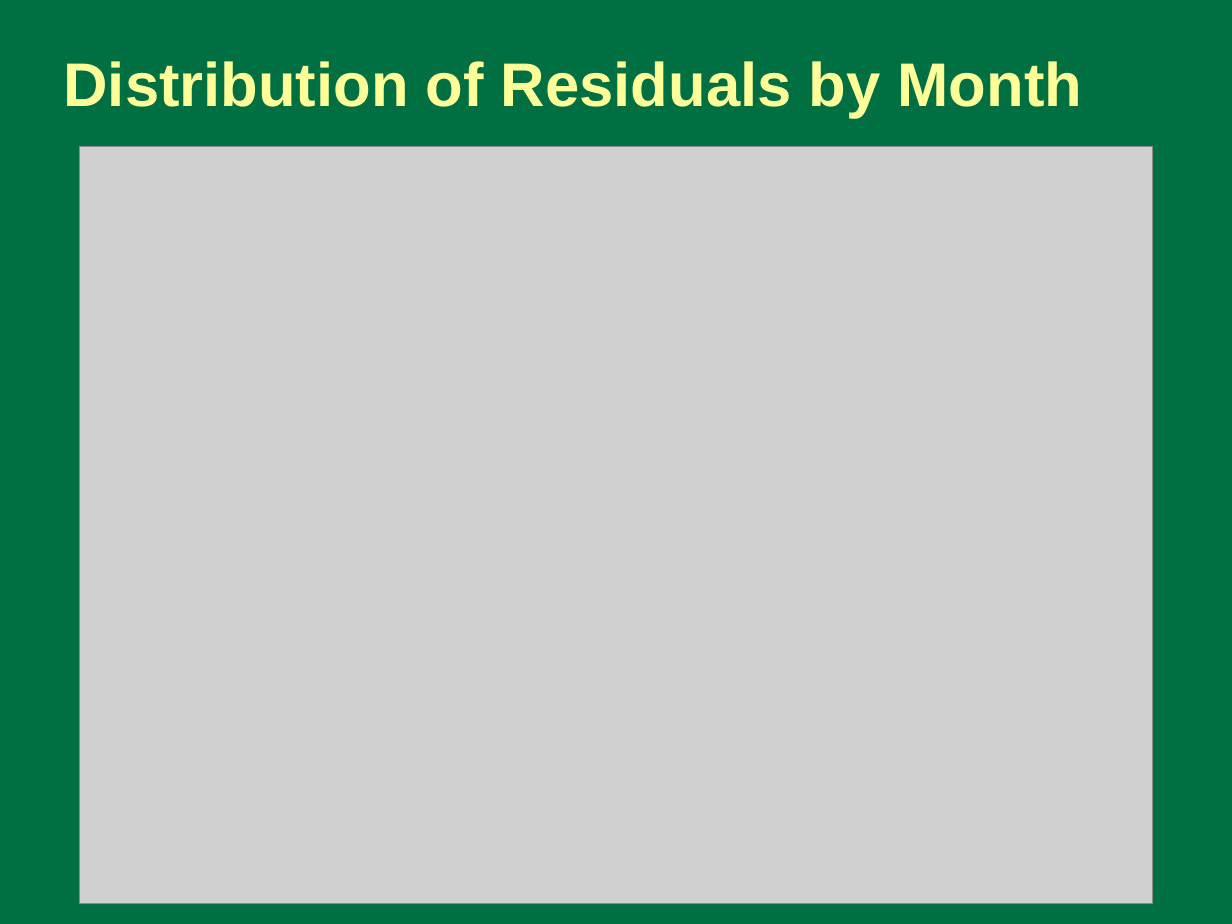
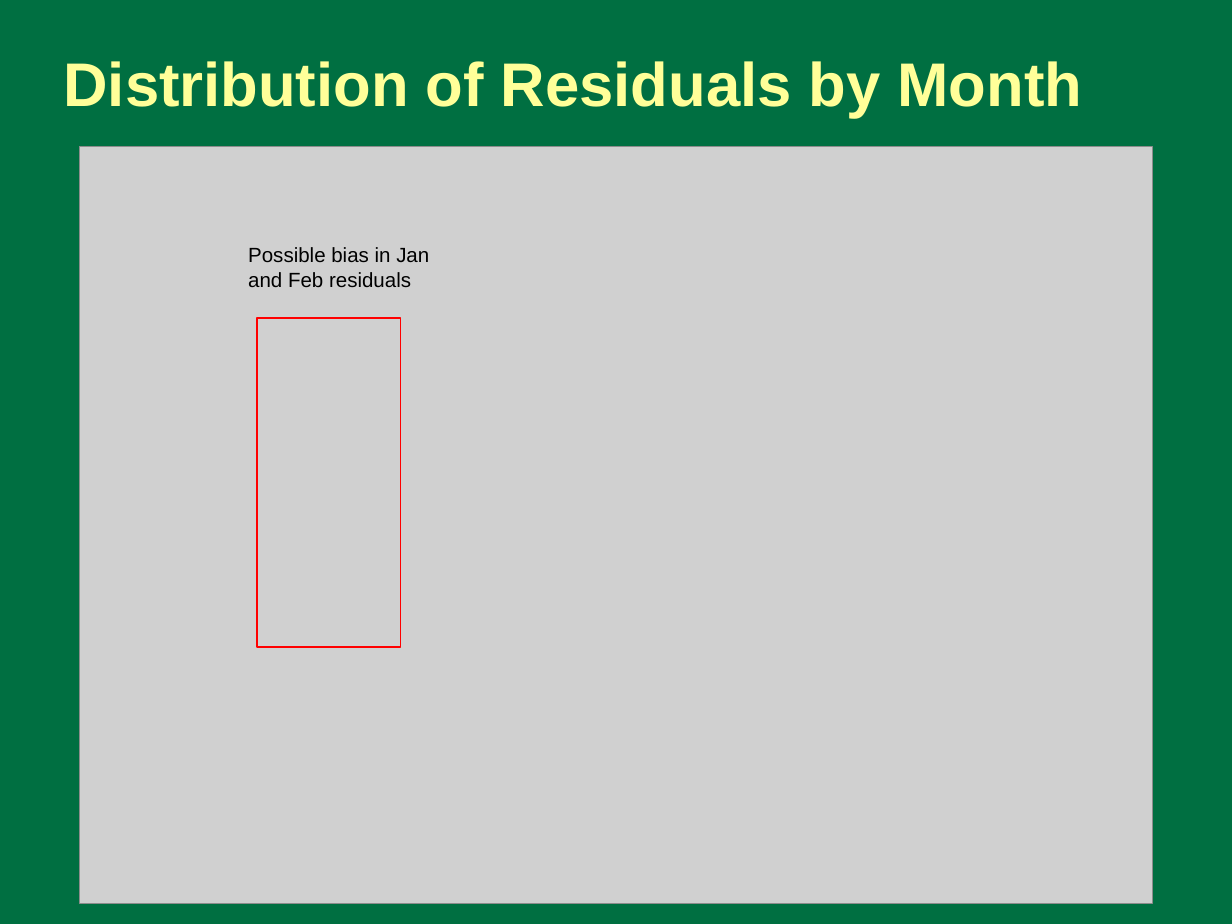
Before and after one commit to dholtschlag-usgs/LakeSuperior, a slide deck: slide 8 of Superior/doc/Preliminary Multiple Regression Analysis of Lake Superior Water.pptx. Drawn at 1232x924 pixels with LibreOffice and Linux fonts; fonts in the diff are those of the drawing; grey boxes stand for pictures. Boxes give left, top, right and bottom in pixels: in the first picture for what was removed or moved away, otherwise in the second. Text is boxed around its words. In the diff, an @@ line names an element or a change of style, - is before the commit and + after.

Commit message:
Update with Monthly Multiple Regression Models

```diff
--- a/Superior/doc/Preliminary Multiple Regression Analysis of Lake Superior Water.pptx
+++ b/Superior/doc/Preliminary Multiple Regression Analysis of Lake Superior Water.pptx
@@ text added at box(248, 247, 429, 287), 12 pt, text #000000 @@
+Possible bias in Jan
+and Feb residuals
@@ rectangle added at box(256, 318, 400, 647), outline #FF0000 1 pt @@
```
Also in this commit, not shown: 8 other slides changed, 10 other files.
